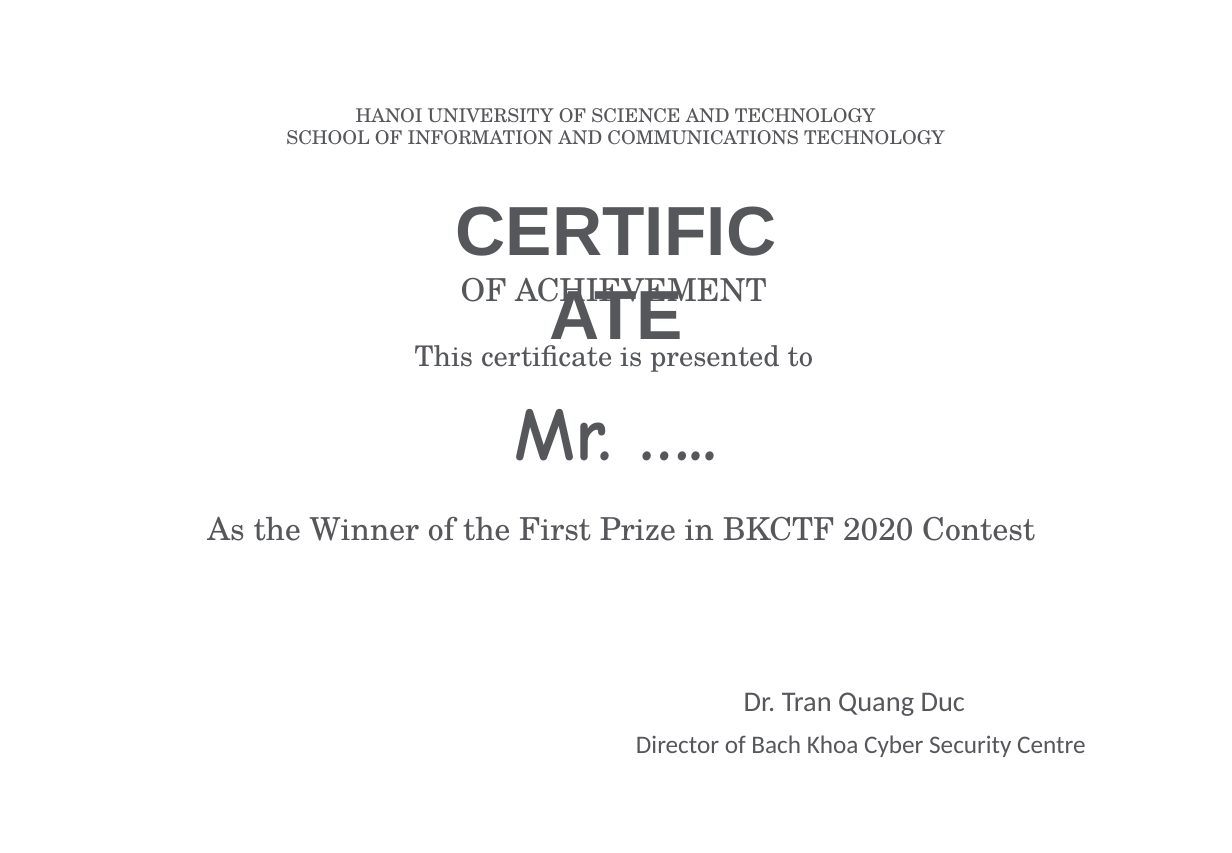
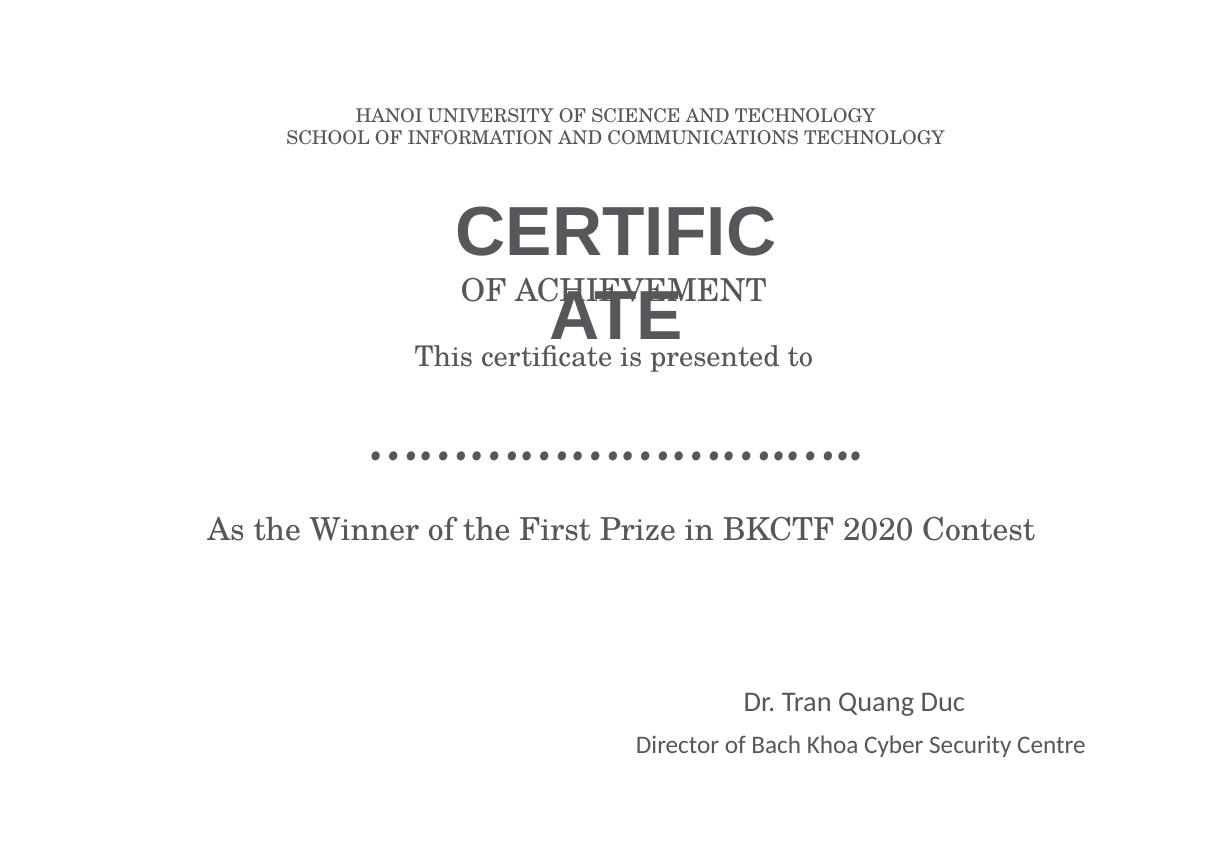
Before and after one commit to hacmao/tmp, a slide deck: slide 1 of bkctf-2020-giấy-khen-2.pptx. Drawn at 1232x853 pixels with LibreOffice and Linux fonts; fonts in the diff are those of the drawing; background and template pictures are left out. Boxes give left, top, right and bottom in pixels: in the first picture for what was removed or moved away, otherwise in the second. Text is boxed around its words. In the diff, an @@ line names an element or a change of style, - is before the commit and + after.

```diff
--- a/bkctf-2020-giấy-khen-2.pptx
+++ b/bkctf-2020-giấy-khen-2.pptx
@@ text at [515,409,613,461]: text changed @@
-Mr. …..
+…………………….…..
```
Also in this commit, not shown: 1 other slide changed.
